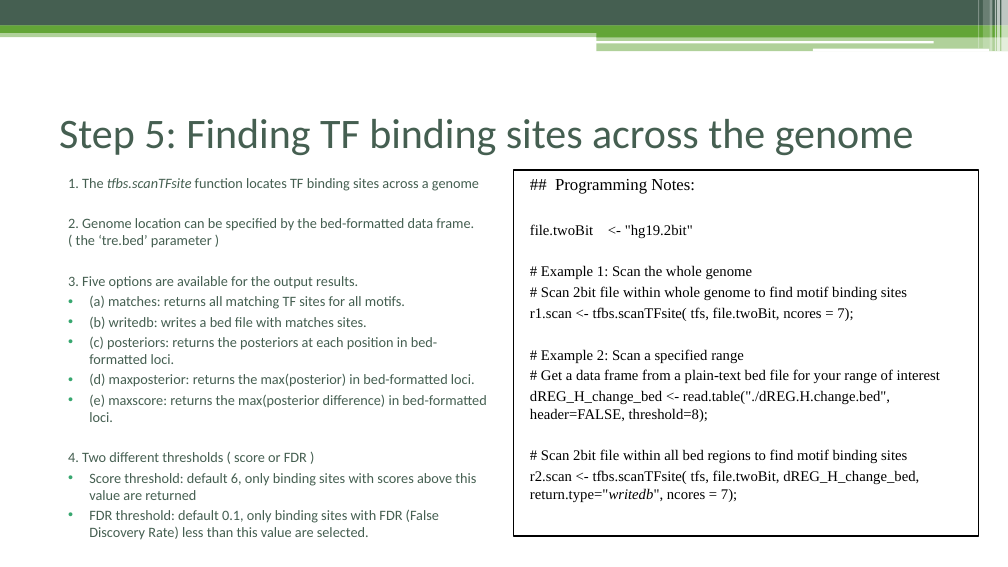
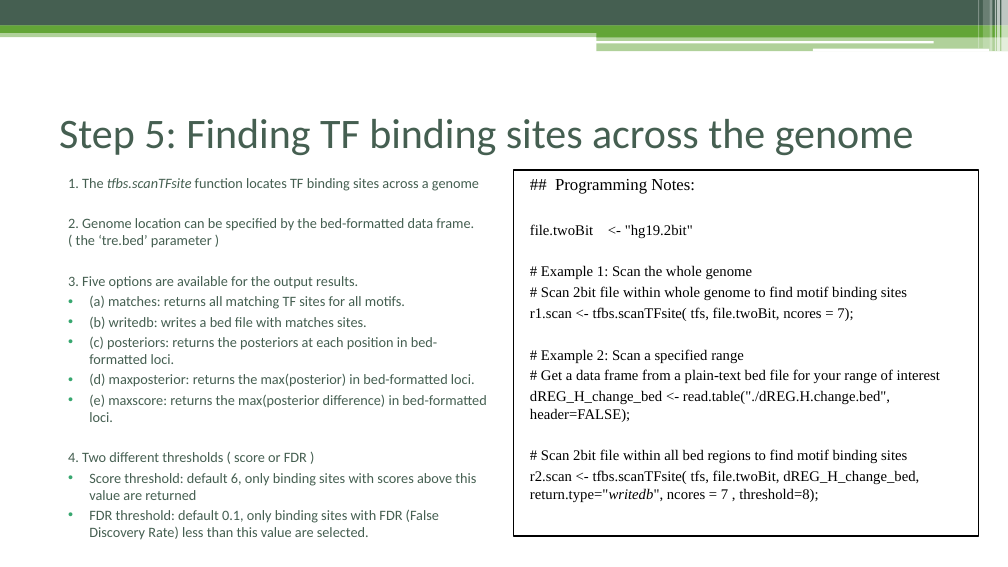
Before and after one commit to Danko-Lab/rtfbs_db, a slide deck: slide 23 of rtfbsdb-tutorial.pptx. Drawn at 1008x567 pixels with LibreOffice and Linux fonts; fonts in the diff are those of the drawing. Boxes give left, top, right and bottom in pixels: in the first picture for what was removed or moved away, otherwise in the second. Text is boxed around its words. In the diff, an @@ line names an element or a change of style, - is before the commit and + after.

```diff
--- a/rtfbsdb-tutorial.pptx
+++ b/rtfbsdb-tutorial.pptx
@@ text in rectangle at [530,390,890,422]: text changed @@
-dREG_H_change_bed <- read.table("./dREG.H.change.bed", header=FALSE, threshold=8);
+dREG_H_change_bed <- read.table("./dREG.H.change.bed", header=FALSE);
@@ text in rectangle at [530,470,919,502]: text changed @@
-r2.scan <- tfbs.scanTFsite( tfs, file.twoBit, dREG_H_change_bed, return.type="writedb", ncores = 7);
+r2.scan <- tfbs.scanTFsite( tfs, file.twoBit, dREG_H_change_bed, return.type="writedb", ncores = 7 , threshold=8);
```
Also in this commit, not shown: 1 other slide changed, 3 other files.
